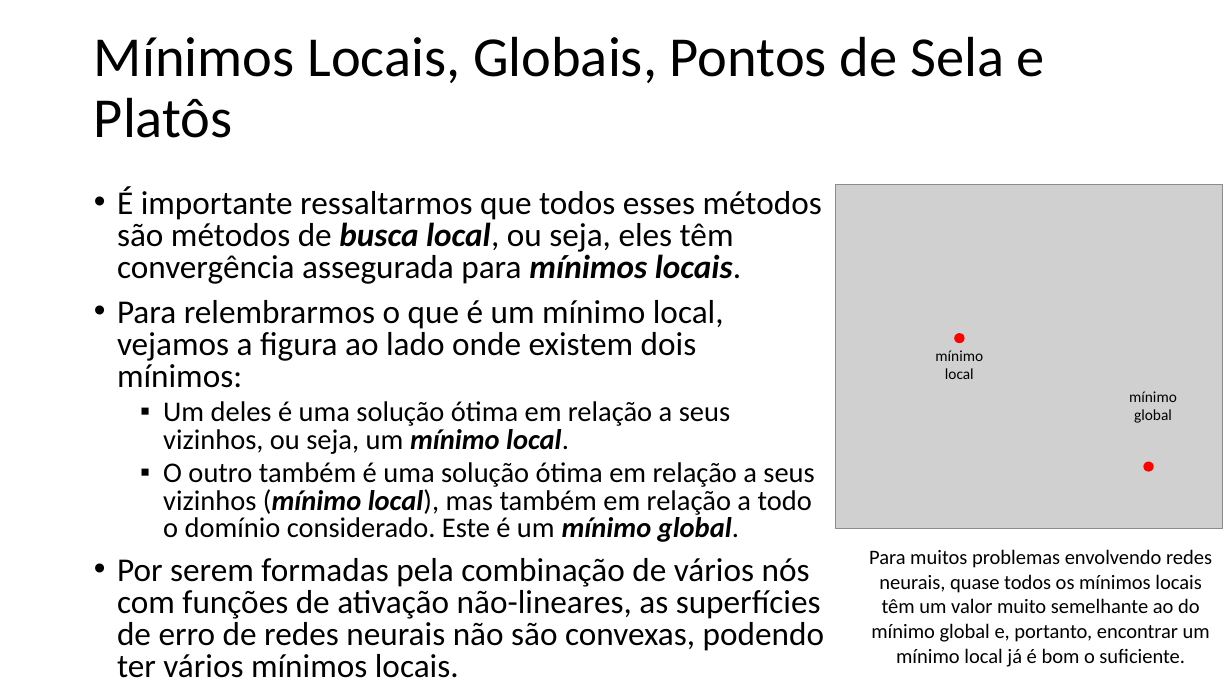
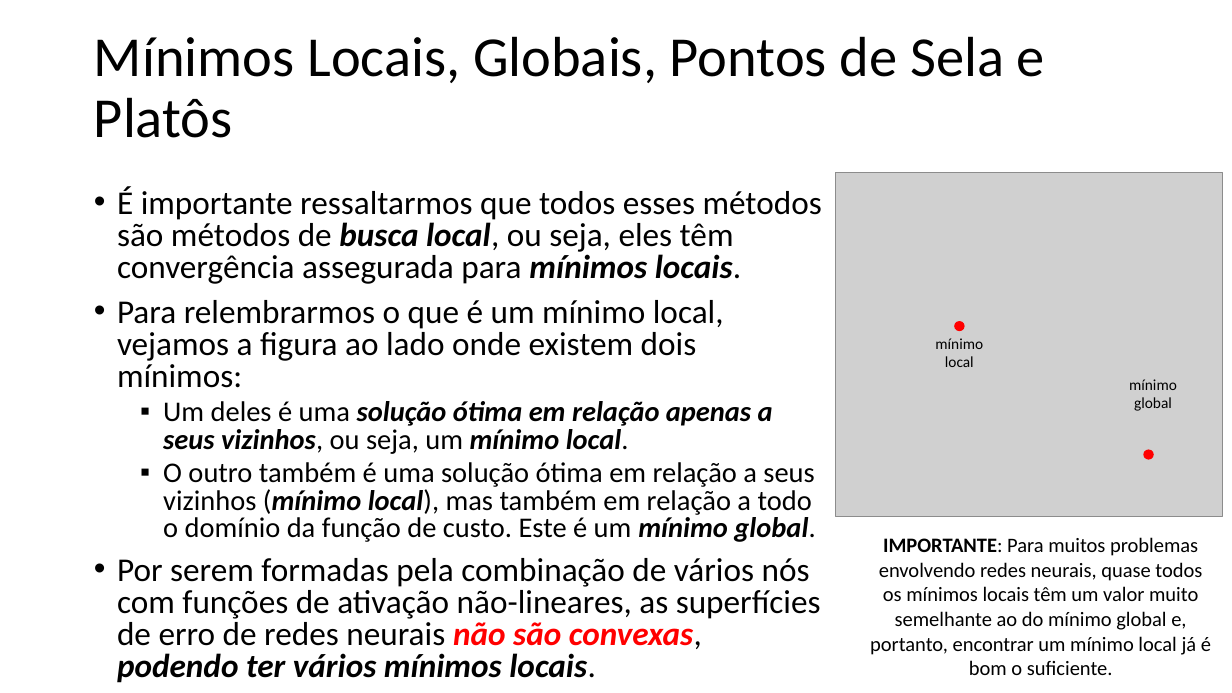
Before and after one commit to zz4fap/t320_aprendizado_de_maquina, a slide deck: slide 7 of slides/T320_Redes_Neurais_Artificiais (Parte III).pptx. Drawn at 1232x693 pixels with LibreOffice and Linux fonts; fonts in the diff are those of the drawing; grey boxes stand for pictures. Boxes give left, top, right and bottom in pixels: in the first picture for what was removed or moved away, otherwise in the second. Text is boxed around its words. In the diff, an @@ line names an element or a change of style, - is before the commit and + after.

```diff
--- a/slides/T320_Redes_Neurais_Artificiais (Parte III).pptx
+++ b/slides/T320_Redes_Neurais_Artificiais (Parte III).pptx
@@ text at [163, 401, 815, 542]: text changed @@
-  ▪ Um deles é uma solução ótima em relação a seus vizinhos, ou seja, um mínimo local.
-  ▪ O outro também é uma solução ótima em relação a seus vizinhos (mínimo local), mas também em relação a todo o domínio considerado. Este é um mínimo global.
+  ▪ Um deles é uma solução ótima em relação apenas a seus vizinhos, ou seja, um mínimo local.
+  ▪ O outro também é uma solução ótima em relação a seus vizinhos (mínimo local), mas também em relação a todo o domínio da função de custo. Este é um mínimo global.
@@ 2 texts, 2 ellipses, 1 picture: place and size @@
-2 texts, 2 ellipses, 1 picture at [836, 185, 1224, 529]
+2 texts, 2 ellipses, 1 picture at [836, 173, 1224, 517]
@@ text at [870, 537, 1211, 675]: text changed @@
-Para muitos problemas envolvendo redes neurais, quase todos os mínimos locais têm um valor muito semelhante ao do mínimo global e, portanto, encontrar um mínimo local já é bom o suficiente.
+IMPORTANTE: Para muitos problemas envolvendo redes neurais, quase todos os mínimos locais têm um valor muito semelhante ao do mínimo global e, portanto, encontrar um mínimo local já é bom o suficiente.
@@ text at [117, 558, 821, 683]: text colour #000000 to #FF0000 in "não são convexas,"; bold on, italic on in "não são convexas, podendo ter vários mínimos ..." @@
```
Also in this commit, not shown: 10 other slides changed, 2 other files.
